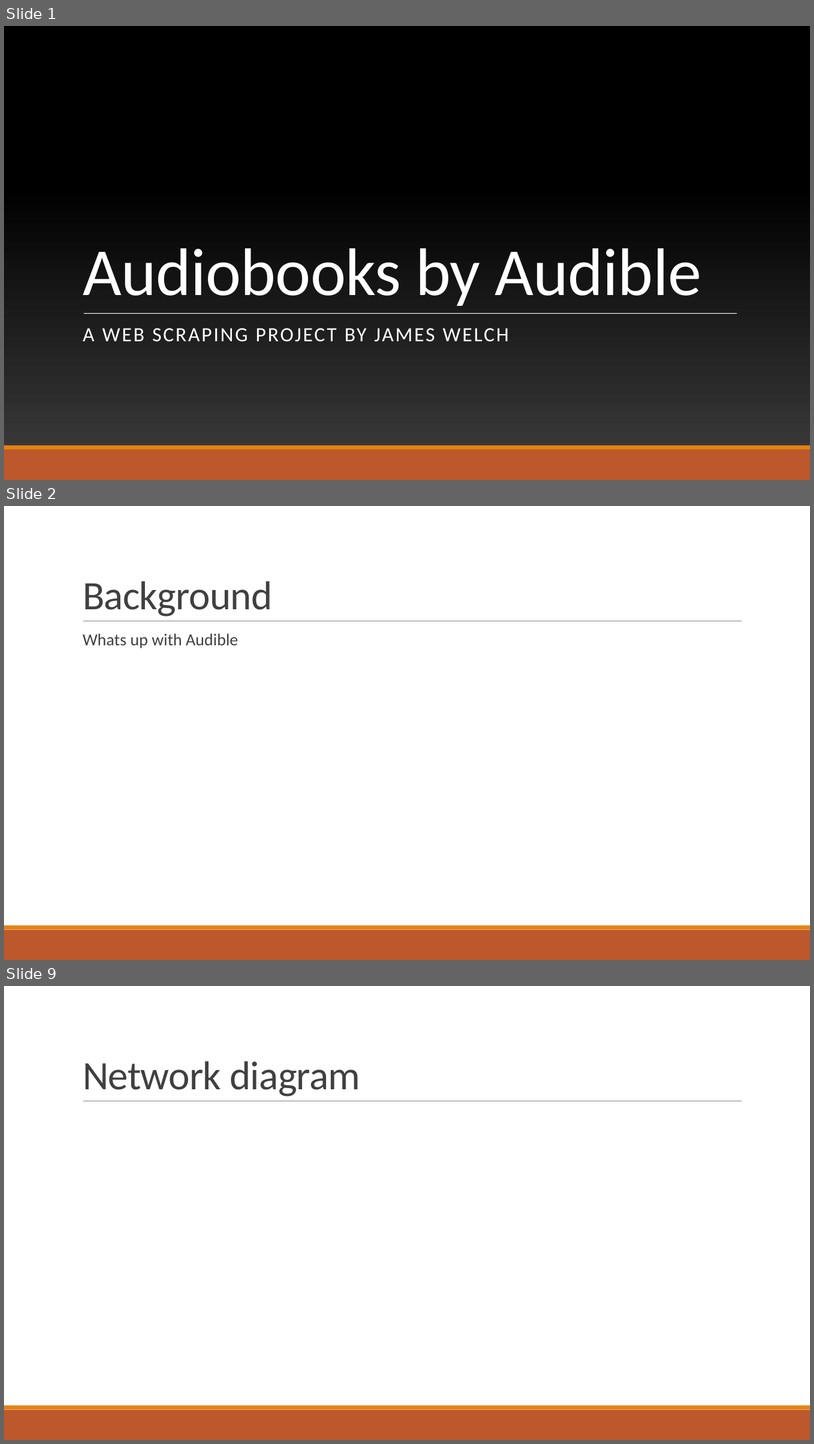
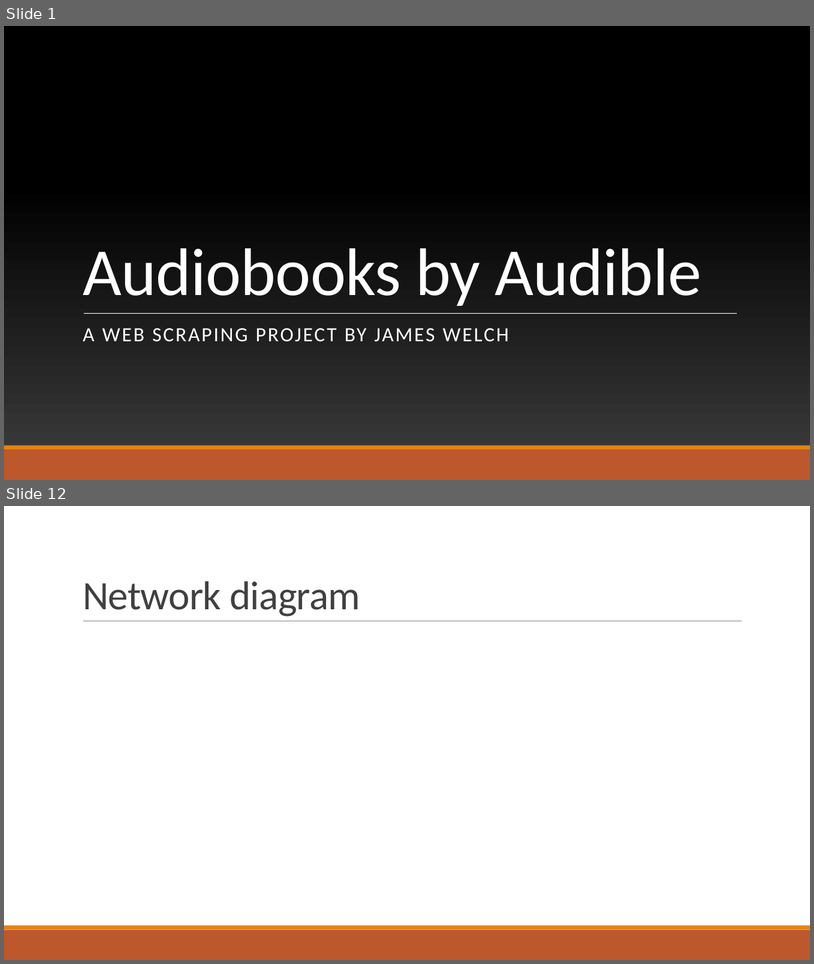
Before and after one commit to jwelch1123/finding_the_tree_in_the_forest, a slide deck: Presentation.pptx. Shown one above the other, each under a label of ours: slides 1, 2 and 9 before the commit, slides 1 and 12 after it; the slides between them are not shown. The pictures are 814x1444 and 814x964 pixels, drawn with LibreOffice and Linux fonts; fonts in the diff are those of the drawing; background and template pictures are left out. Boxes give left, top, right and bottom in pixels: in the first picture for what was removed or moved away, otherwise in the second. Text is boxed around its words. In the diff, an @@ line names an element or a change of style, - is before the commit and + after.

```diff
--- a/Presentation.pptx
+++ b/Presentation.pptx
@@ slide 2 removed at bbox=[4, 506, 810, 960], background #FFFFFF; not listed: 3 template elements that a slide beside it also shows @@
@@ title removed at bbox=[83, 581, 273, 616] @@
-Background
@@ text removed at bbox=[83, 633, 238, 648] @@
-  Whats up with Audible
@@ what was slide 9 is now slide 12 @@
```
Also in this commit, not shown: 4 slides changed, 7 slides added, 4 other slides removed, 6 other files.
